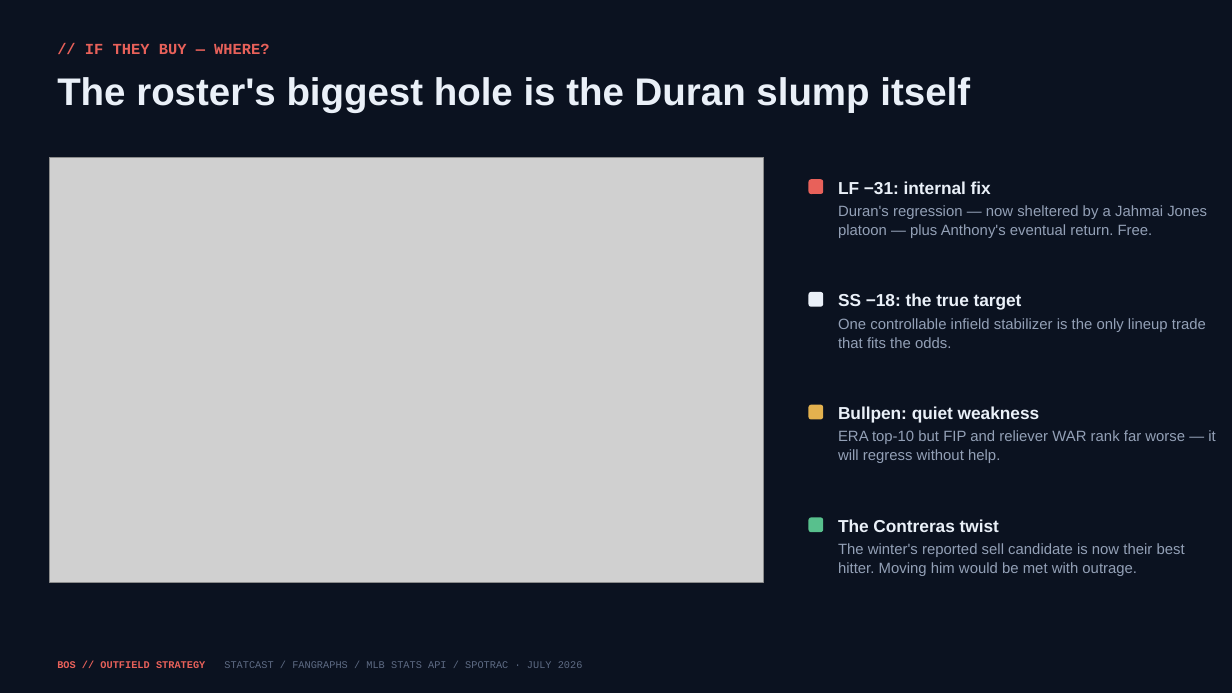
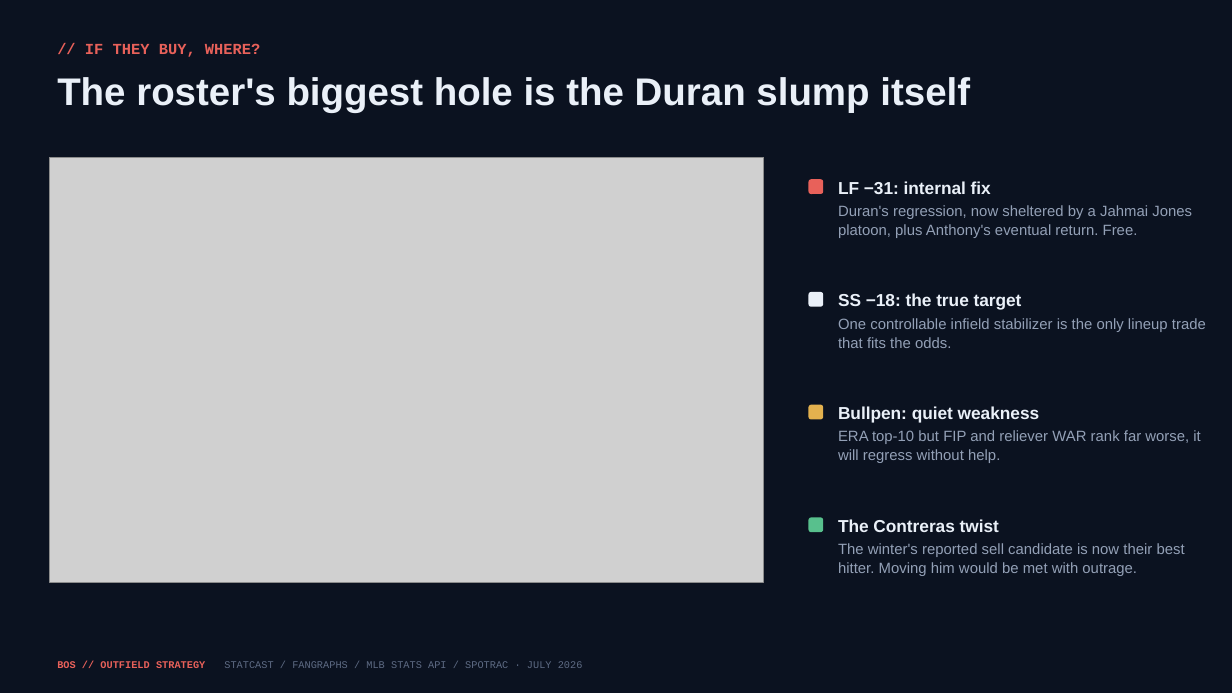
Before and after one commit to justinloo12/jarren-duran-outlier-analysis, a slide deck: slide 10 of outputs/Red_Sox_Outfield_Strategy.pptx. Drawn at 1232x693 pixels with LibreOffice and Linux fonts; fonts in the diff are those of the drawing; grey boxes stand for pictures. Boxes give left, top, right and bottom in pixels: in the first picture for what was removed or moved away, otherwise in the second. Text is boxed around its words. In the diff, an @@ line names an element or a change of style, - is before the commit and + after.

```diff
--- a/outputs/Red_Sox_Outfield_Strategy.pptx
+++ b/outputs/Red_Sox_Outfield_Strategy.pptx
@@ text at bbox=[85, 43, 260, 57]: text changed @@
-// IF THEY BUY — WHERE?
+// IF THEY BUY, WHERE?
@@ text at bbox=[838, 205, 1192, 238]: text changed @@
-Duran's regression — now sheltered by a Jahmai Jones platoon — plus Anthony's eventual return. Free.
+Duran's regression, now sheltered by a Jahmai Jones platoon, plus Anthony's eventual return. Free.
@@ text at bbox=[838, 430, 1200, 463]: text changed @@
-ERA top-10 but FIP and reliever WAR rank far worse — it will regress without help.
+ERA top-10 but FIP and reliever WAR rank far worse, it will regress without help.
```
Also in this commit, not shown: 13 other slides changed, 6 other files.
